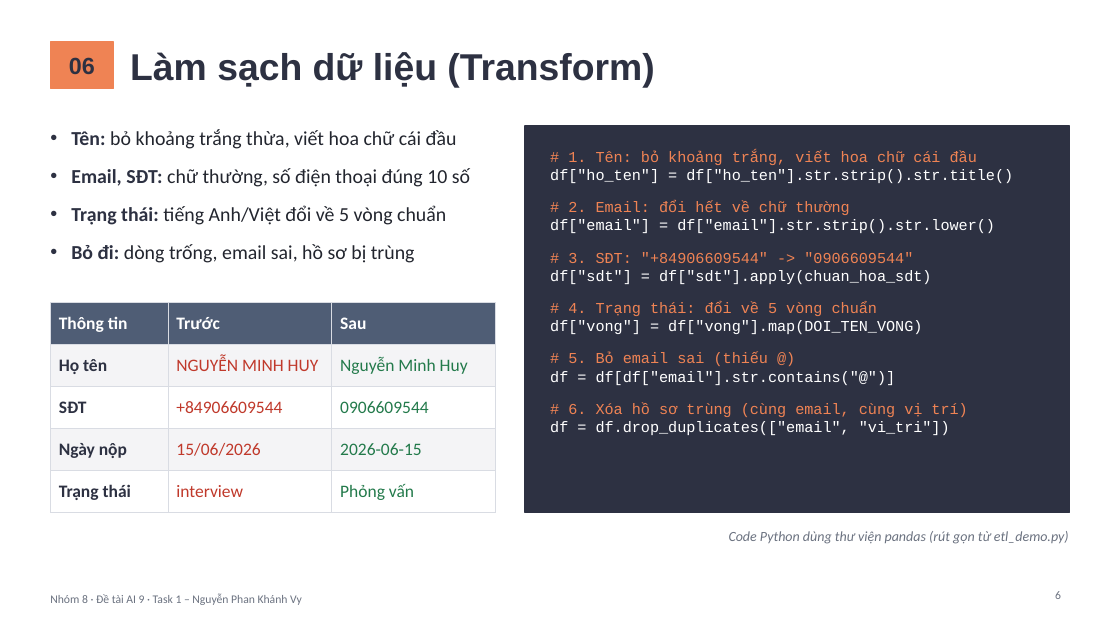
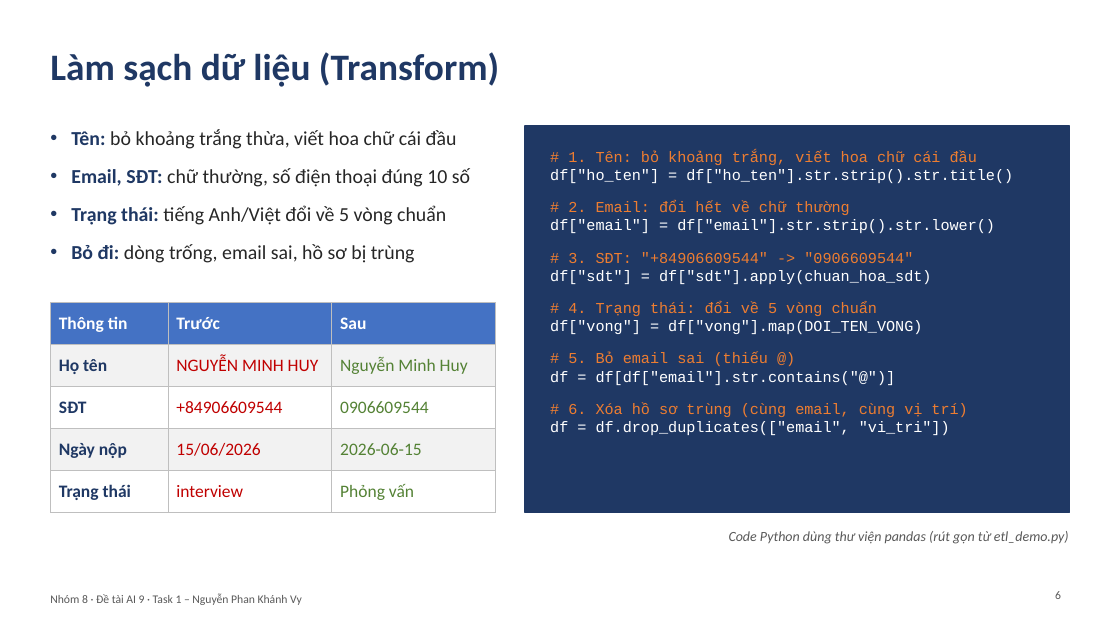
Before and after one commit to PhucHoang3010/Vietnamese-News-Classification, a slide deck: slide 6 of bai_tap_python_nhom8/task1_nguyen_phan_khanh_vy/2431540032_NguyenPhanKhanhVy.pptx. Drawn at 1120x630 pixels with LibreOffice and Linux fonts; fonts in the diff are those of the drawing. Boxes give left, top, right and bottom in pixels: in the first picture for what was removed or moved away, otherwise in the second. Text is boxed around its words. In the diff, an @@ line names an element or a change of style, - is before the commit and + after.

```diff
--- a/bai_tap_python_nhom8/task1_nguyen_phan_khanh_vy/2431540032_NguyenPhanKhanhVy.pptx
+++ b/bai_tap_python_nhom8/task1_nguyen_phan_khanh_vy/2431540032_NguyenPhanKhanhVy.pptx
@@ title "Làm sạch dữ liệu (Transform)": place and size @@
-title "Làm sạch dữ liệu (Transform)" at [130, 52, 654, 87]
+title "Làm sạch dữ liệu (Transform)" at [50, 52, 499, 87]
@@ title "Làm sạch dữ liệu (Transform)" at [50, 52, 499, 87]: font Arial to Calibri, text colour #2D3142 to #1F3864 @@
@@ rectangle removed at [50, 42, 113, 88] @@
@@ text removed at [69, 57, 95, 74] @@
-06
@@ text "Tên: bỏ khoảng trắng thừa, ..." at [71, 129, 470, 263]: text colour #2D3142 to #1F3864 in "Tên:", "Email, SĐT:", "Trạng thái:", "Bỏ đi:"; text colour #22252E to #262626 in "bỏ khoảng trắng thừa, viết hoa chữ ...", "chữ thường, số điện thoại đúng 10 ...", "tiếng Anh/Việt đổi về 5 vòng chuẩn", "dòng trống, email sai, hồ sơ bị ..." @@
@@ rectangle at [525, 126, 1070, 513]: fill #2D3142 to #1F3864; outline #2D3142 1 pt to #1F3864 1 pt @@
@@ text at [568, 151, 977, 417]: text colour #EF8354 to #ED7D31 in "# 1. Tên: bỏ khoảng trắng, viết ...", "# 2. Email: đổi hết về chữ ...", "# 3. SĐT: "+84906609544" -> "0906609544"", "# 4. Trạng thái: đổi về 5 ..." and 2 more places @@
@@ table at [50, 302, 496, 504] @@
@@ fill #4F5D75 to #4472C4 in row 1 @@
@@ fill #F4F4F6 to #F2F2F2 in 6 cells @@
@@ text colour #2D3142 to #1F3864 in "Họ tên", "SĐT", "Ngày nộp", "Trạng thái" @@
@@ text colour #C0392B to #C00000 in "NGUYỄN MINH HUY", "+84906609544", "15/06/2026", "interview" @@
@@ text colour #237A4B to #548235 in "Nguyễn Minh Huy", "0906609544", "2026-06-15", "Phỏng vấn" @@
@@ borders changed @@
@@ text colour #6B7280 to #595959 in 3 elements at [1055, 591, 1061, 599], [50, 593, 302, 605], [729, 531, 1069, 544] @@
```
Also in this commit, not shown: 9 other slides changed.
